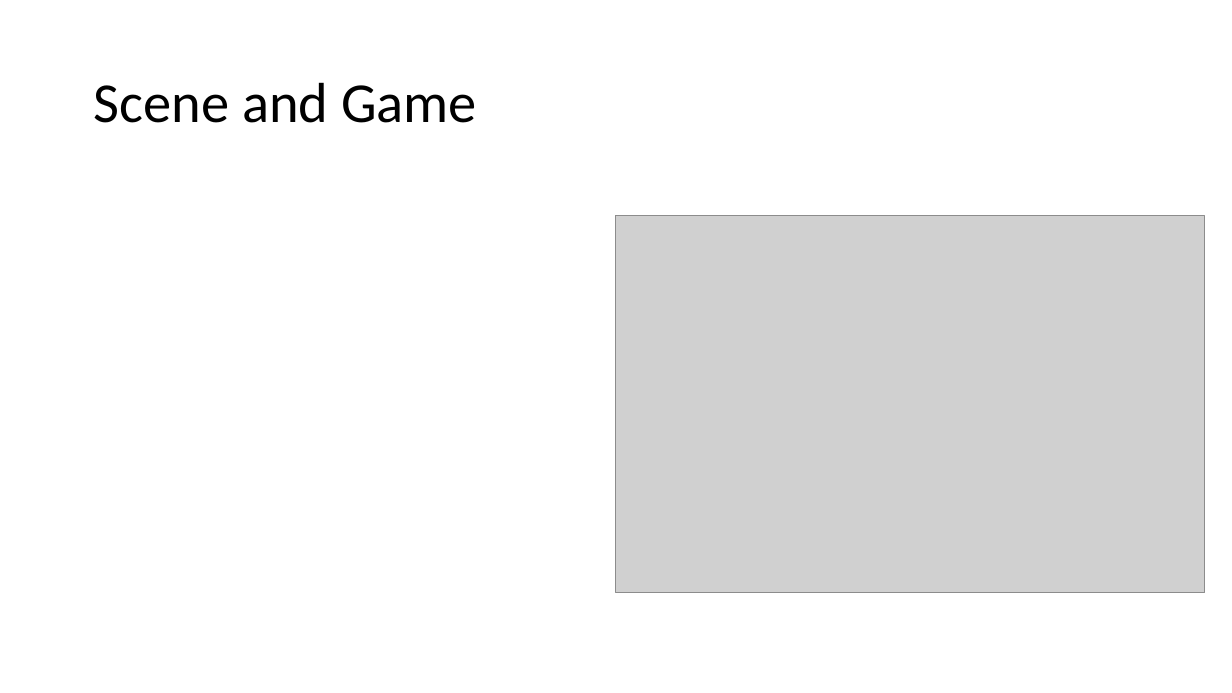
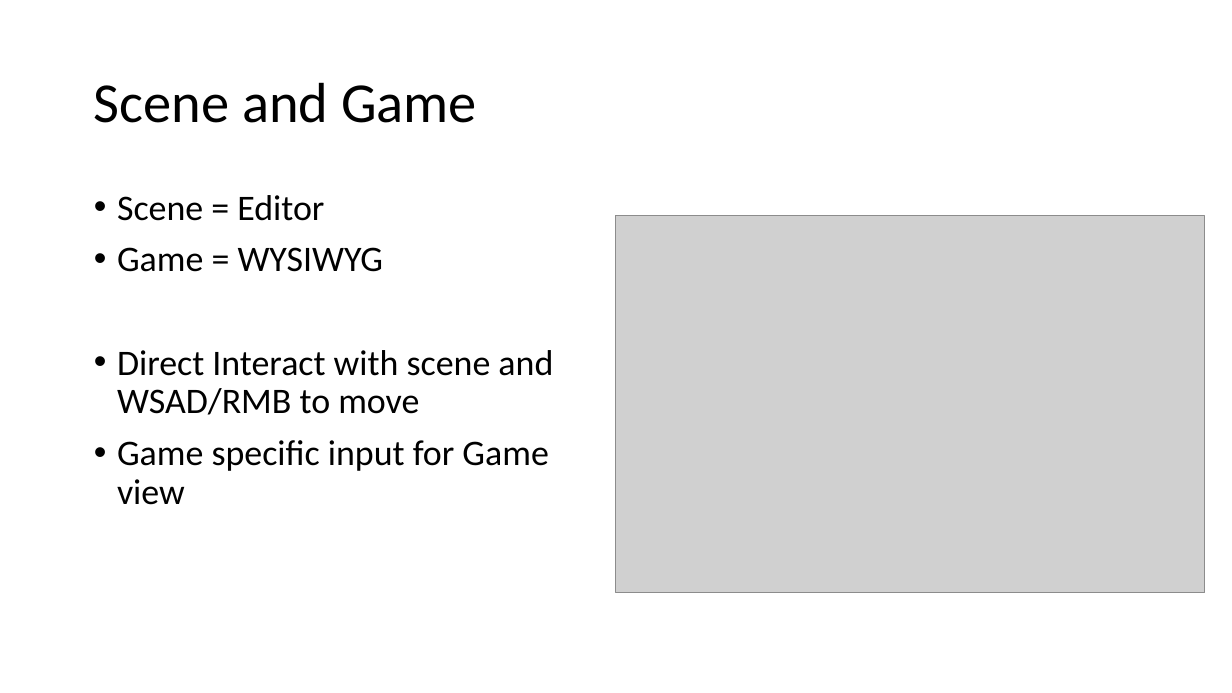
Before and after one commit to quandtm/UnitySTWorkshop, a slide deck: slide 6 of ST_Unity_101_Part1.pptx. Drawn at 1232x693 pixels with LibreOffice and Linux fonts; fonts in the diff are those of the drawing; grey boxes stand for pictures. Boxes give left, top, right and bottom in pixels: in the first picture for what was removed or moved away, otherwise in the second. Text is boxed around its words. In the diff, an @@ line names an element or a change of style, - is before the commit and + after.

```diff
--- a/ST_Unity_101_Part1.pptx
+++ b/ST_Unity_101_Part1.pptx
@@ text added at <box>117,195,553,505</box>, 28 pt, text #000000 @@
+• Scene = Editor
+• Game = WYSIWYG
+• Direct Interact with scene and WSAD/RMB to move
+• Game specific input for Game view
```
Also in this commit, not shown: 2 slides added, 1 slide removed.
